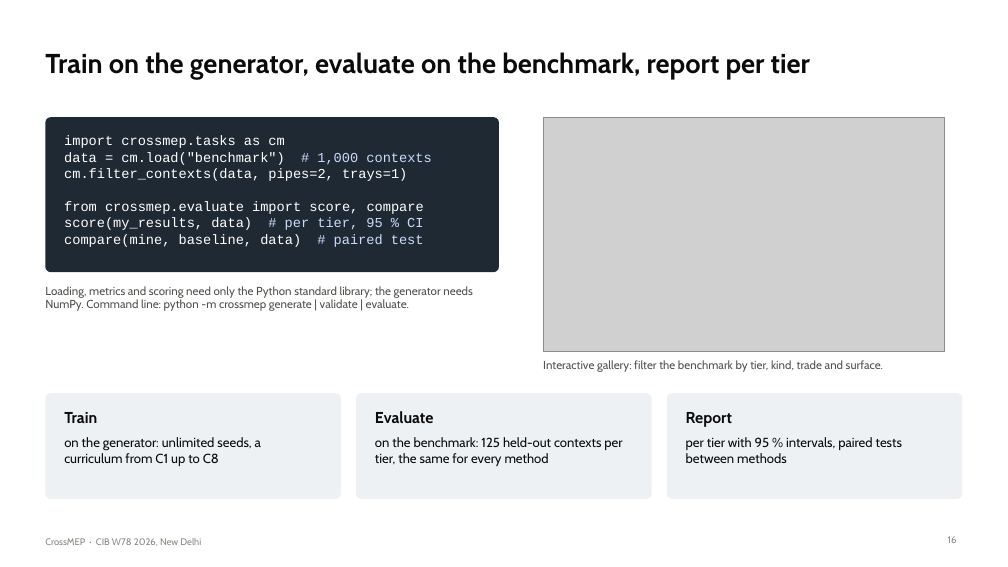
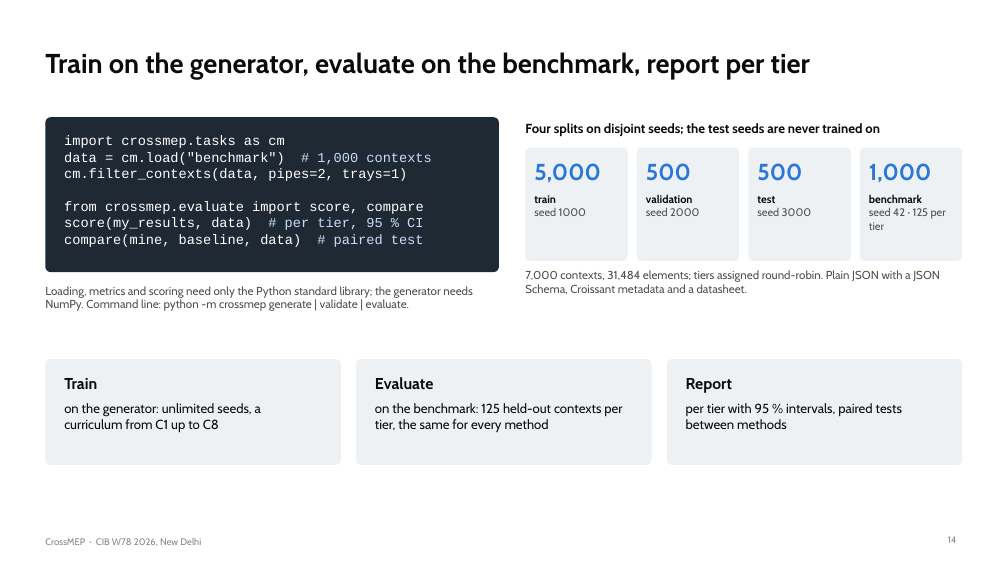
Before and after one commit to lavinia-ped/CrossMEP_Dataset, a slide deck: slide 14 of docs/CrossMEP_CIBW78_talk.pptx (slide 16 before the commit). Drawn at 1008x567 pixels with LibreOffice and Linux fonts; fonts in the diff are those of the drawing; grey boxes stand for pictures. Boxes give left, top, right and bottom in pixels: in the first picture for what was removed or moved away, otherwise in the second. Text is boxed around its words. In the diff, an @@ line names an element or a change of style, - is before the commit and + after.

Commit message:
Talk: 16 slides; splits folded into the use slide, the tier gallery into the design check with native charts; the clinic slide drawn natively with intervals

```diff
--- a/docs/CrossMEP_CIBW78_talk.pptx
+++ b/docs/CrossMEP_CIBW78_talk.pptx
@@ picture removed at <box>544,117,945,352</box> @@
@@ text added at <box>525,123,880,137</box>, 12.5 pt, text #0B0B0B, bold @@
+Four splits on disjoint seeds; the test seeds are never trained on
@@ rounded rectangle added at <box>526,147,628,261</box>, fill #EEF1F4 @@
@@ rounded rectangle added at <box>637,147,740,261</box>, fill #EEF1F4 @@
@@ rounded rectangle added at <box>749,147,851,261</box>, fill #EEF1F4 @@
@@ rounded rectangle added at <box>861,147,963,261</box>, fill #EEF1F4 @@
@@ text added at <box>534,163,600,183</box>, 22 pt, text #2A78D6, bold @@
+5,000
@@ text added at <box>646,163,691,181</box>, 22 pt, text #2A78D6, bold @@
+500
@@ text added at <box>757,163,802,181</box>, 22 pt, text #2A78D6, bold @@
+500
@@ text added at <box>869,163,931,182</box>, 22 pt, text #2A78D6, bold @@
+1,000
@@ text added at <box>534,195,586,216</box>, 10.5 pt, text #52514E @@
+train
+seed 1000
@@ text added at <box>646,194,699,216</box>, 10.5 pt, text #0B0B0B, bold @@
+validation
+seed 2000
@@ text added at <box>757,196,812,216</box>, 10.5 pt, text #52514E @@
+test
+seed 3000
@@ text added at <box>869,194,946,230</box>, 10.5 pt, text #52514E @@
+benchmark
+seed 42 · 125 per tier
@@ text added at <box>525,270,940,294</box>, 11 pt, text #52514E @@
+7,000 contexts, 31,484 elements; tiers assigned round-robin. Plain JSON with a JSON Schema, Croissant metadata and a datasheet.
@@ 6 texts, 3 rounded rectangles: place and size @@
-6 texts, 3 rounded rectangles at <box>45,393,963,499</box>
+6 texts, 3 rounded rectangles at <box>45,359,963,465</box>
@@ text removed at <box>543,360,883,372</box> @@
-Interactive gallery: filter the benchmark by tier, kind, trade and surface.
@@ page number at <box>948,536,957,543</box>: text changed @@
-16
+14
```
Also in this commit, not shown: 3 other slides changed, 2 slides removed, 8 other files.
